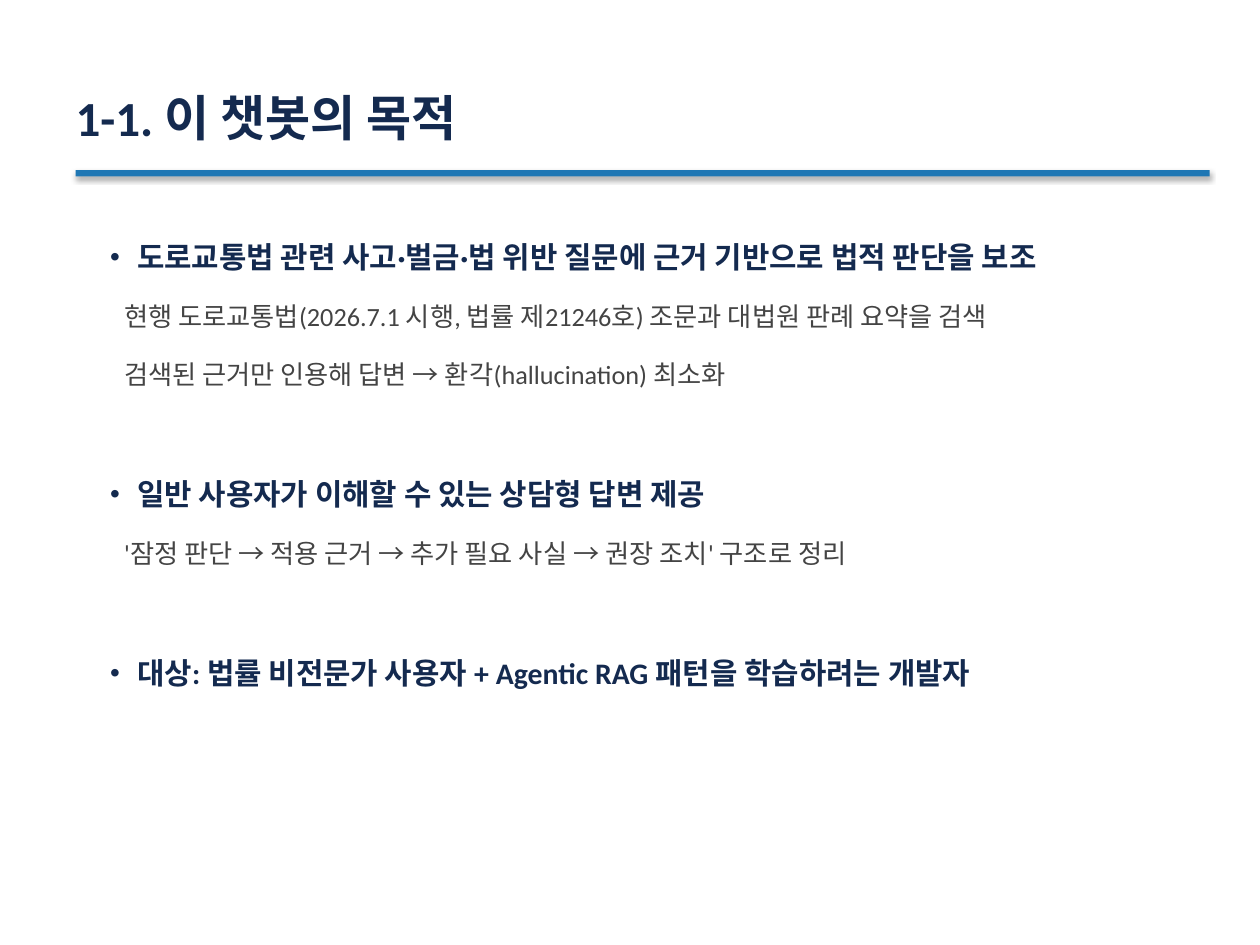
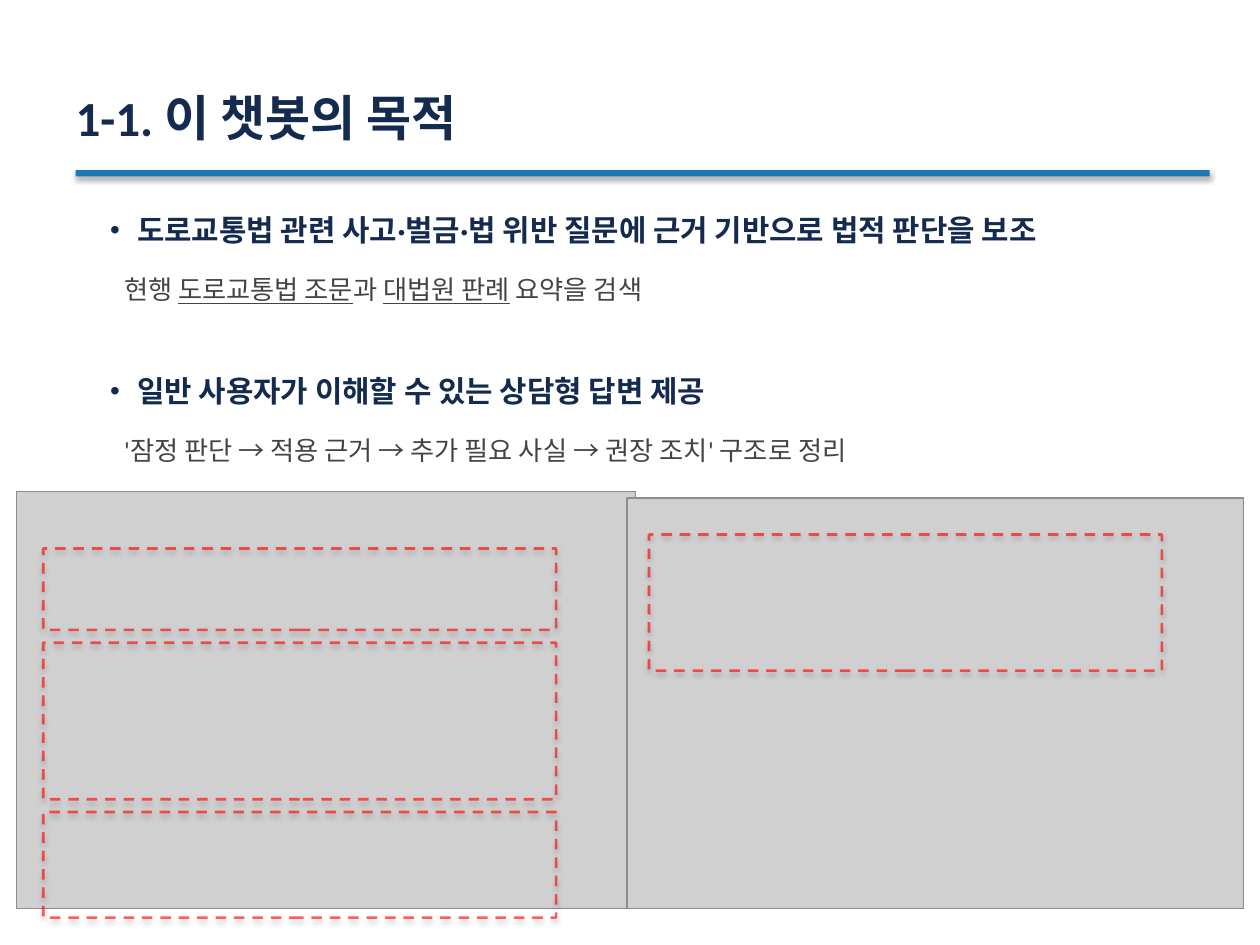
Before and after one commit to JVS-HADEV/test_repo, a slide deck: slide 5 of doitmyself/docs/traffic_law_z_overview.pptx (slide 4 before the commit). Drawn at 1260x945 pixels with LibreOffice and Linux fonts; fonts in the diff are those of the drawing; grey boxes stand for pictures. Boxes give left, top, right and bottom in pixels: in the first picture for what was removed or moved away, otherwise in the second. Text is boxed around its words. In the diff, an @@ line names an element or a change of style, - is before the commit and + after.

```diff
--- a/doitmyself/docs/traffic_law_z_overview.pptx
+++ b/doitmyself/docs/traffic_law_z_overview.pptx
@@ text "• 도로교통법 관련 사고·벌금·법 위반 ...": place and size @@
-text "• 도로교통법 관련 사고·벌금·법 위반 ..." at (124,243,1037,689)
+text "• 도로교통법 관련 사고·벌금·법 위반 ..." at (124,216,1037,462)
@@ text at (124,277,642,304): text changed @@
-현행 도로교통법(2026.7.1 시행, 법률 제21246호) 조문과 대법원 판례 요약을 검색
-검색된 근거만 인용해 답변 → 환각(hallucination) 최소화
+현행 도로교통법 조문과 대법원 판례 요약을 검색
@@ picture added at (16,491,635,908) @@
@@ picture added at (627,498,1244,908) @@
@@ rectangle added at (649,534,1162,670), outline #FF0000 1.5 pt dashed @@
@@ rectangle added at (43,548,556,630), outline #FF0000 1.5 pt dashed @@
@@ rectangle added at (43,643,556,799), outline #FF0000 1.5 pt dashed @@
@@ text at (137,659,970,689): paragraph removed @@
-• 대상: 법률 비전문가 사용자 + Agentic RAG 패턴을 학습하려는 개발자
@@ rectangle added at (43,811,556,917), outline #FF0000 1.5 pt dashed @@
```
Also in this commit, not shown: 6 other slides changed, 5 slides added, 5 other files.
